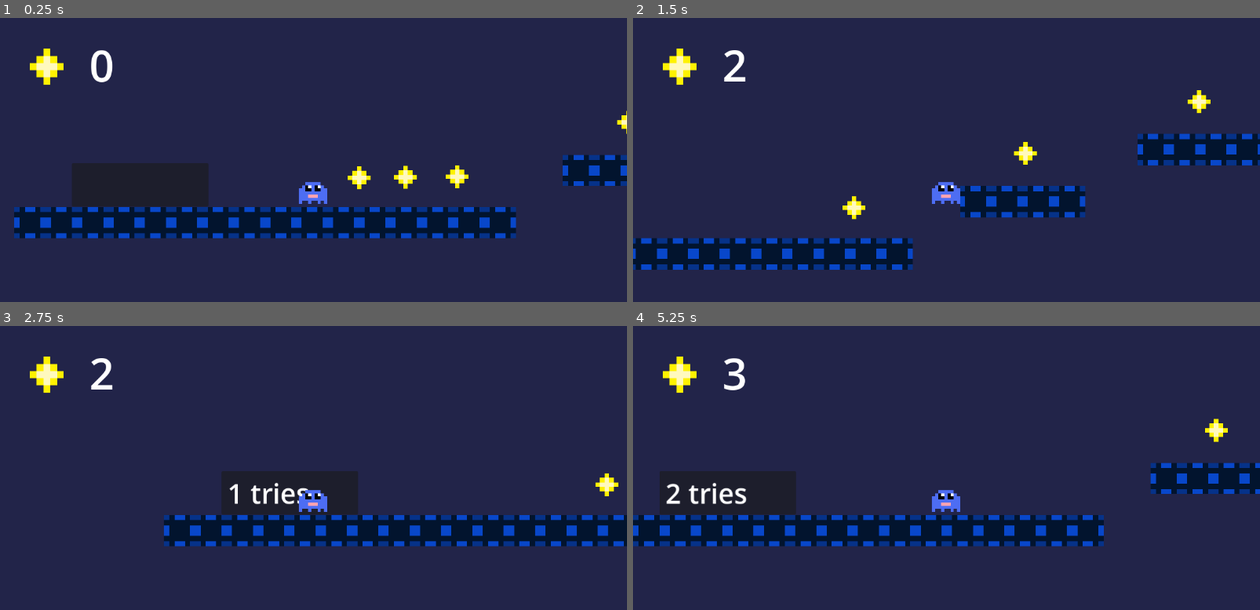
Above: before the commit, frames 1-4 (two rows, left to right).
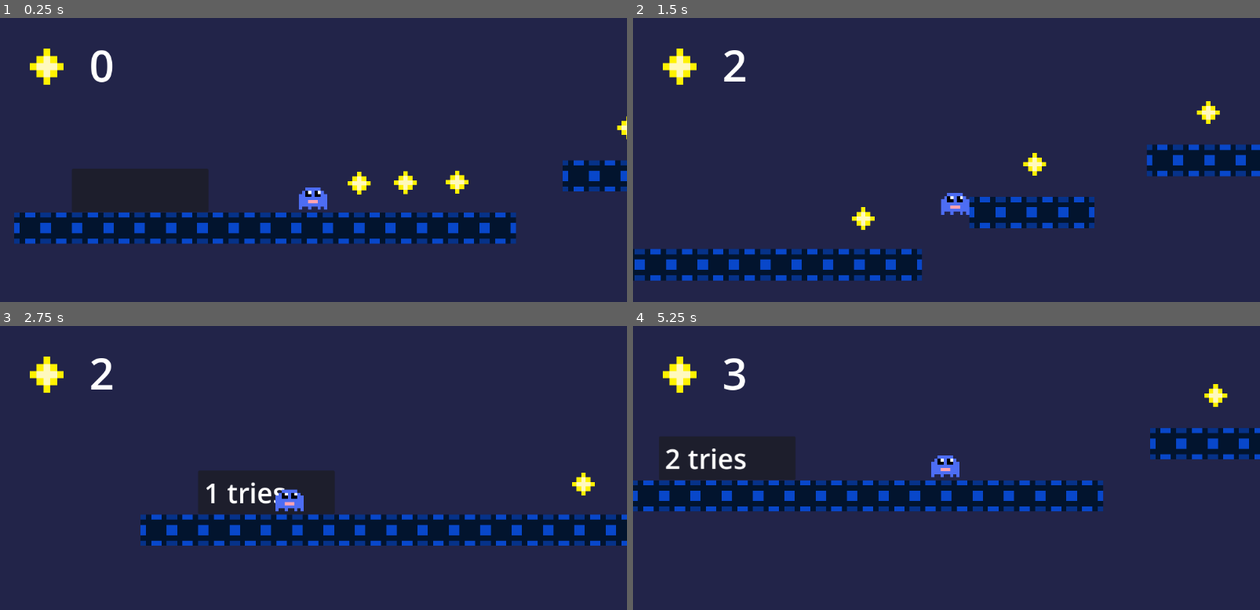
Above: after the commit, the same moments.

Repository: soosoh/first-godot-game
Game: Godot game, scene res://main.tscn
The game is run twice, just before and just after one commit, with the same random seed, the same clock (stepped at 60 frames per second) and the same inputs.
Inputs (mouse positions are in pixels of both pictures, inside the frame that each line leads up to):
- Up to frame 1 (0.25 s): no input
- Up to frame 2 (1.5 s): tap Enter at 0.5 s; move the mouse to (1084, 177) at 0.52 s; hold D (right) from 0.53 s (still down); tap Alt at 0.6 s; click (1084, 177) at 0.67 s; tap W (jump) at 0.77 s; move the mouse to (821, 211) at 1.27 s; tap Shift at 1.35 s
- Up to frame 3 (2.75 s): tap W (jump) at 1.52 s; move the mouse to (376, 425) at 2.02 s; release D (right) at 2.03 s; hold A (left) from 2.03 s (still down); tap Alt at 2.1 s
- Up to frame 4 (5.25 s): move the mouse to (915, 573) at 2.77 s; release A (left) at 2.78 s; hold D (right) 2.78-4.28 s; tap Shift at 2.85, 4.35 s; click (915, 573) at 2.92 s; tap W (jump) at 3.02, 3.77, 4.52 s; move the mouse to (1134, 556) at 3.52 s; tap Alt at 3.6, 5.1 s; move the mouse to (758, 448) at 4.27 s; hold A (left) 4.28-5.03 s; move the mouse to (977, 502) at 5.02 s; hold D (right) from 5.03 s (still down); click (977, 502) at 5.17 s

The runs differ from the first frame. In frame 1, 8.3% of the frame differs, in the area x 2-100%, y 32-80%; in frame 2, 11%; in frame 3, 6.8%; in frame 4, 24%, in the area x 0-100%, y 20-78%.

Commit message:
animated slimes

Diff:
--- a/main.tscn
+++ b/main.tscn
@@ -7,6 +7,7 @@
 [ext_resource type="PackedScene" uid="uid://bnjdk61obs7ua" path="res://control.tscn" id="4_1bvp3"]
 [ext_resource type="Script" uid="uid://cw3i30gaubw4c" path="res://coin_ui.gd" id="5_lquwl"]
 [ext_resource type="PackedScene" uid="uid://yc78h5ajlga3" path="res://coin.tscn" id="6_7mycd"]
+[ext_resource type="Texture2D" uid="uid://bvpxw0pdu2vww" path="res://animatedSlime.png" id="8_5vw27"]
 
 [sub_resource type="RectangleShape2D" id="RectangleShape2D_h2yge"]
 size = Vector2(128, 128)
@@ -126,6 +127,42 @@
 physics_layer_0/collision_layer = 1
 sources/3 = SubResource("TileSetAtlasSource_h2yge")
 
+[sub_resource type="AtlasTexture" id="AtlasTexture_5vw27"]
+atlas = ExtResource("8_5vw27")
+region = Rect2(0, 0, 351, 351)
+
+[sub_resource type="AtlasTexture" id="AtlasTexture_kek77"]
+atlas = ExtResource("8_5vw27")
+region = Rect2(351, 0, 351, 351)
+
+[sub_resource type="AtlasTexture" id="AtlasTexture_4c57u"]
+atlas = ExtResource("8_5vw27")
+region = Rect2(702, 0, 351, 351)
+
+[sub_resource type="AtlasTexture" id="AtlasTexture_efxa6"]
+atlas = ExtResource("8_5vw27")
+region = Rect2(1053, 0, 351, 351)
+
+[sub_resource type="SpriteFrames" id="SpriteFrames_dg77c"]
+animations = [{
+"frames": [{
+"duration": 1.0,
+"texture": SubResource("AtlasTexture_5vw27")
+}, {
+"duration": 1.0,
+"texture": SubResource("AtlasTexture_kek77")
+}, {
+"duration": 1.0,
+"texture": SubResource("AtlasTexture_4c57u")
+}, {
+"duration": 1.0,
+"texture": SubResource("AtlasTexture_efxa6")
+}],
+"loop": true,
+"name": &"default",
+"speed": 5.0
+}]
+
 [node name="Node" type="Node"]
 
 [node name="ColorRect" type="ColorRect" parent="."]
@@ -138,6 +175,8 @@
 offset_top = -8076.032
 offset_right = 18568.969
 offset_bottom = 5886.968
+grow_horizontal = 2
+grow_vertical = 2
 color = Color(0.13333334, 0.14117648, 0.28627452, 1)
 
 [node name="Panel" type="Panel" parent="."]
@@ -175,6 +214,7 @@
 
 [node name="Camera2D" type="Camera2D" parent="Player"]
 position = Vector2(363, 268)
+position_smoothing_enabled = true
 position_smoothing_speed = 10.0
 
 [node name="TileMapLayer" type="TileMapLayer" parent="."]
@@ -191,41 +231,36 @@
 [node name="Coin" parent="." instance=ExtResource("6_7mycd")]
 position = Vector2(447, 266)
 scale = Vector2(0.07, 0.07)
-value = null
 
 [node name="Coin2" parent="." instance=ExtResource("6_7mycd")]
 position = Vector2(532, 265)
 scale = Vector2(0.07, 0.07)
-value = null
 
 [node name="Coin3" parent="." instance=ExtResource("6_7mycd")]
 position = Vector2(627, 264)
 scale = Vector2(0.07, 0.07)
-value = null
 
 [node name="Coin4" parent="." instance=ExtResource("6_7mycd")]
 position = Vector2(942, 164)
 scale = Vector2(0.07, 0.07)
-value = null
 
 [node name="Coin5" parent="." instance=ExtResource("6_7mycd")]
 position = Vector2(1261, 69)
 scale = Vector2(0.07, 0.07)
-value = null
-
-[node name="HBoxContainer2" type="HBoxContainer" parent="."]
-offset_left = 1557.9999
-offset_top = -39.0
-offset_right = 1742.0
-offset_bottom = 1.0
-size_flags_horizontal = 3
-size_flags_vertical = 3
-
-[node name="Coin6" parent="HBoxContainer2" instance=ExtResource("6_7mycd")]
-scale = Vector2(0.07, 0.07)
-value = null
-
-[node name="Coin7" parent="HBoxContainer2" instance=ExtResource("6_7mycd")]
-position = Vector2(149.00012, 1)
-scale = Vector2(0.07, 0.07)
-value = null
+
+[node name="Coin6" parent="." instance=ExtResource("6_7mycd")]
+position = Vector2(1585, -21)
+scale = Vector2(0.07, 0.07)
+
+[node name="Coin7" parent="." instance=ExtResource("6_7mycd")]
+position = Vector2(1706, -19)
+scale = Vector2(0.07, 0.07)
+
+[node name="RigidBody2D" type="RigidBody2D" parent="."]
+
+[node name="AnimatedSprite2D" type="AnimatedSprite2D" parent="RigidBody2D"]
+position = Vector2(2132.9998, -1.0000019)
+scale = Vector2(0.2, 0.2)
+sprite_frames = SubResource("SpriteFrames_dg77c")
+autoplay = "default"
+frame_progress = 0.3905301
Not shown, added: addons/spritefusion/plugin.cfg
Not shown, added: addons/spritefusion/plugin.gd
Not shown, added: addons/spritefusion/plugin.gd.uid
Not shown, added: addons/spritefusion/spritefusion_dock.gd
Not shown, added: addons/spritefusion/spritefusion_dock.gd.uid
Not shown, added: addons/spritefusion/spritefusion_dock.tscn
Binary file added: animatedSlime.png
Not shown, added: animatedSlime.png.import
Not shown: 1 places in main.tscn that only renumber resources
Not shown, added: addons/spritefusion/LICENSE
Not shown, added: addons/spritefusion/README.md
